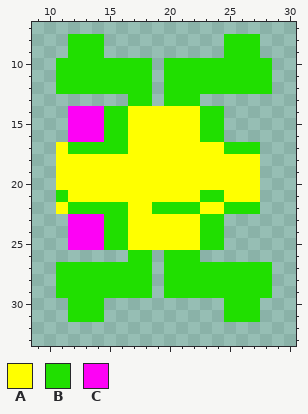
Two versions of one pixel-art sprite, src/images/player-left.png. Above: the version before the commit.
The file is 40x40 pixels. Colours within 5 levels of each other are drawn and written as one. Shown: x 9..30, y 7..33.
Palette (. is transparent): A #ffff00  B #20df00  C #fd02f5
After:
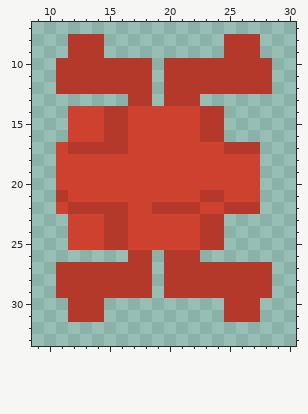
The exact change:
colour A: #ffff00 -> #cf412f
colour B: #20df00 -> #b5392a
Changed rows in their new state; - is a pixel that keeps its letter.
first column x 12:
14 AAA
15 AAA
16 AAA
first column x 12:
23 AAA
24 AAA
25 AAA
Pixel boxes of the changes (left, top, right, bottom) in both pictures:
changed: (56, 34, 272, 322)
